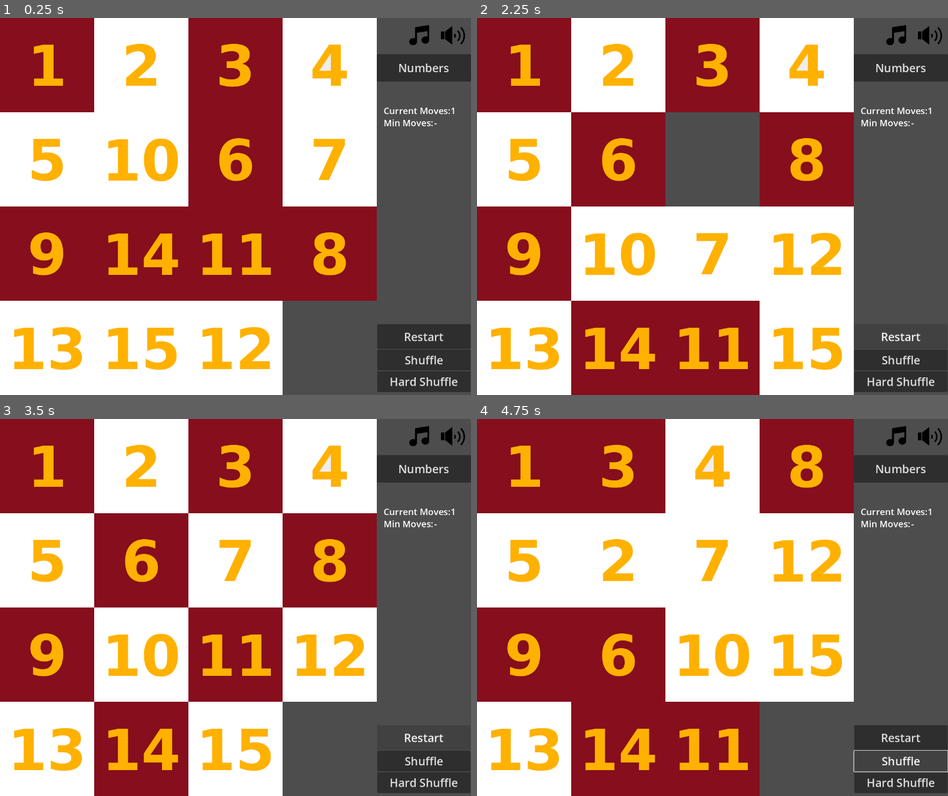
Above: before the commit, frames 1-4 (two rows, left to right).
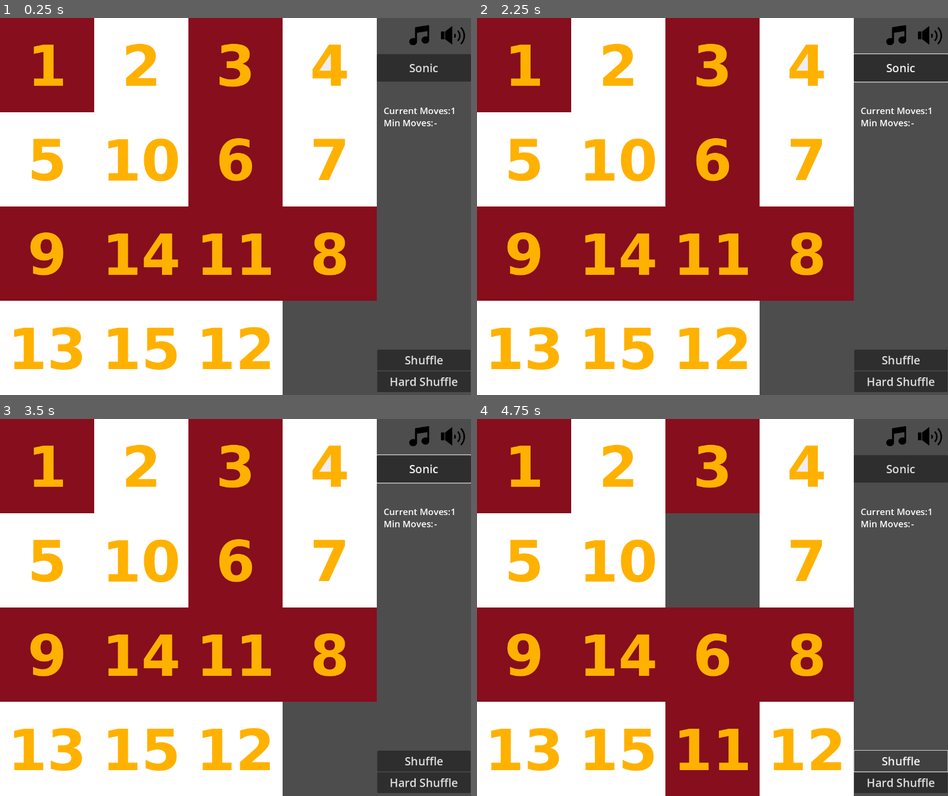
Above: after the commit, the same moments.

Repository: DENIZSEKER99/SlidePuzzle-SENG_218
Game: Godot game, scene res://scenes/main.tscn
Two runs of this game, one before a commit and one after it. Both use one fixed random seed, a clock stepped at 60 frames per second and the inputs below.
Inputs (mouse positions are in pixels of both pictures, inside the frame that each line leads up to):
- Up to frame 1 (0.25 s): no input
- Up to frame 2 (2.25 s): click "Numbers" (after the commit: "Sonic") at 0.5 s; click "Sonic" (after the commit: "Numbers") at 1.25 s; click (900, 334) at 2 s, where only the run before the commit has a clickable "Restart"
- Up to frame 3 (3.5 s): click (423, 735) at 2.75 s, where only the run before the commit has a clickable "Restart"
- Up to frame 4 (4.75 s): click (900, 735) at 3.5 s, where only the run before the commit has a clickable "Restart"; click "Shuffle" at 4.25 s

The runs differ from the first frame. In frame 1, 1.4% of the frame differs, in the area x 80-100%, y 12-88%; in frame 2, 43%, in the area x 20-100%, y 9-100%; in frame 3, 29%; in frame 4, 43%.

Commit message:
Sonic and numbers text swapped

Diff:
--- a/scenes/Puzzle_Area.gd
+++ b/scenes/Puzzle_Area.gd
@@ -10,6 +10,7 @@
 var moves = 0
 static var min_moves
 var min_moves_is_null = true
+var gameruns = true
 
 
 func _ready():
@@ -51,30 +52,32 @@
 			moves=0
 
 func _process(delta):
-	if Input.is_mouse_button_pressed(MOUSE_BUTTON_LEFT) and mouse:
-		var mouse_copy = mouse
-		print(mouse.position)
-		mouse = false
-		var rows = int(mouse_copy.position.y / 250)
-		var cols = int(mouse_copy.position.x / 250)
-		check_neighbours(rows,cols)
-		if tiles == solved:
-			if min_moves_is_null:
-				min_moves = moves
-				$Highest_Score.text = str(min_moves)
-				min_moves_is_null = false
-			elif min_moves > moves:
-				min_moves = moves
-				$Highest_Score.text = str(min_moves)
-				min_moves_is_null = false
-			if sound_is_on:
-				$AudioStreamPlayer.stream=preload("res://art/audio/Small Win.mp3")
-				$AudioStreamPlayer.play()
-				pass
-			var you_win = preload("res://scenes/You win.tscn")
-			var win_instance = you_win.instantiate()
-			add_child(win_instance)
-			$Timer.start()
+	if gameruns:
+		if Input.is_mouse_button_pressed(MOUSE_BUTTON_LEFT) and mouse:
+			var mouse_copy = mouse
+			print(mouse.position)
+			mouse = false
+			var rows = int(mouse_copy.position.y / 250)
+			var cols = int(mouse_copy.position.x / 250)
+			check_neighbours(rows,cols)
+			if tiles == solved:
+				if min_moves_is_null:
+					min_moves = moves
+					$Highest_Score.text = str(min_moves)
+					min_moves_is_null = false
+				elif min_moves > moves:
+					min_moves = moves
+					$Highest_Score.text = str(min_moves)
+					min_moves_is_null = false
+				if sound_is_on:
+					$AudioStreamPlayer.stream=preload("res://art/audio/Small Win.mp3")
+					$AudioStreamPlayer.play()
+					pass
+				var you_win = preload("res://scenes/You win.tscn")
+				var win_instance = you_win.instantiate()
+				add_child(win_instance)
+				gameruns = false
+				$Timer.start()
 
 func check_neighbours(rows, cols):
 	var empty = false
@@ -145,10 +148,11 @@
 	pass
 
 func _on_timer_timeout():
+	gameruns = true
+	moves = 0
+	$Current_Score.text = str(moves)
 	remove_child($Win_Screen)
-	remove_child($Win_Screen1)
-	remove_child($Win_Screen2)
-	remove_child($Win_Screen3)
+	shuffle_tiles()
 	pass
 
 func _on_music_button_button_down():
@@ -161,9 +165,3 @@
 		music_is_on = true
 		$MusicStreamPlayer.play()
 	pass
-
-
-func _on_restart_button_down():
-
-	get_tree().change_scene_to_file("res://scenes/main.tscn")
-	pass # Replace with function body.
--- a/scenes/Puzzle_Area.tscn
+++ b/scenes/Puzzle_Area.tscn
@@ -126,7 +126,8 @@
 icon_alignment = 1
 
 [node name="Timer" type="Timer" parent="."]
-wait_time = 3.0
+wait_time = 4.0
+one_shot = true
 
 [node name="Sprite2D" type="Sprite2D" parent="."]
 
@@ -175,17 +176,8 @@
 theme_override_font_sizes/font_size = 24
 text = "-"
 
-[node name="Restart" type="Button" parent="."]
-offset_left = 1001.0
-offset_top = 812.0
-offset_right = 1249.0
-offset_bottom = 878.0
-theme_override_font_sizes/font_size = 30
-text = "Restart"
-
 [connection signal="button_down" from="Shuffle" to="." method="_on_shuffle_button_down"]
 [connection signal="button_down" from="Hard_Shuffle" to="." method="_on_hard_shuffle_button_down"]
 [connection signal="button_down" from="Sound_Button" to="." method="_on_sound_button_button_down"]
 [connection signal="timeout" from="Timer" to="." method="_on_timer_timeout"]
 [connection signal="button_down" from="Music_Button" to="." method="_on_music_button_button_down"]
-[connection signal="button_down" from="Restart" to="." method="_on_restart_button_down"]
--- a/scenes/main.gd
+++ b/scenes/main.gd
@@ -10,7 +10,7 @@
 func _on_sonic_button_down():
 	if sonic_is_active == false:
 		sonic_is_active = true
-		$Sonic.text="Sonic"
+		$Sonic.text="Numbers"
 
 		$Node2D/Tile1.texture = preload("res://art/Sonic/Tile1.png")
 		$Node2D/Tile2.texture = preload("res://art/Sonic/Tile2.png")
@@ -30,7 +30,7 @@
 
 	else:
 		sonic_is_active = false
-		$Sonic.text="Numbers"
+		$Sonic.text="Sonic"
 
 		$Node2D/Tile1.texture = preload("res://art/numbers/Tile1.png")
 		$Node2D/Tile2.texture = preload("res://art/numbers/Tile2.png")
--- a/scenes/main.tscn
+++ b/scenes/main.tscn
@@ -13,7 +13,7 @@
 offset_right = 1250.0
 offset_bottom = 169.0
 theme_override_font_sizes/font_size = 30
-text = "Numbers"
+text = "Sonic"
 
 [node name="Node2D" parent="." instance=ExtResource("1_g12u3")]
 
Not shown, changed: export_presets.cfg
